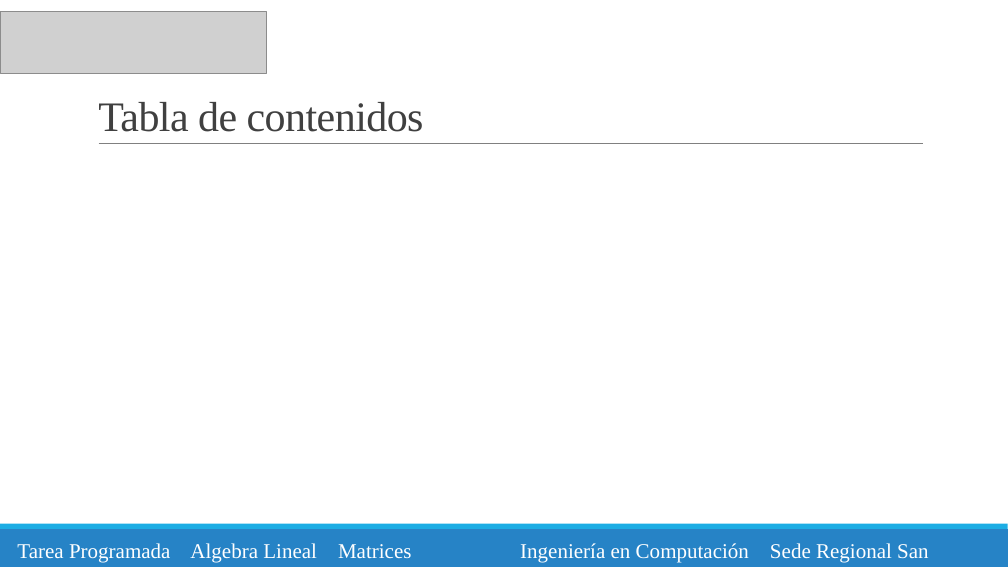
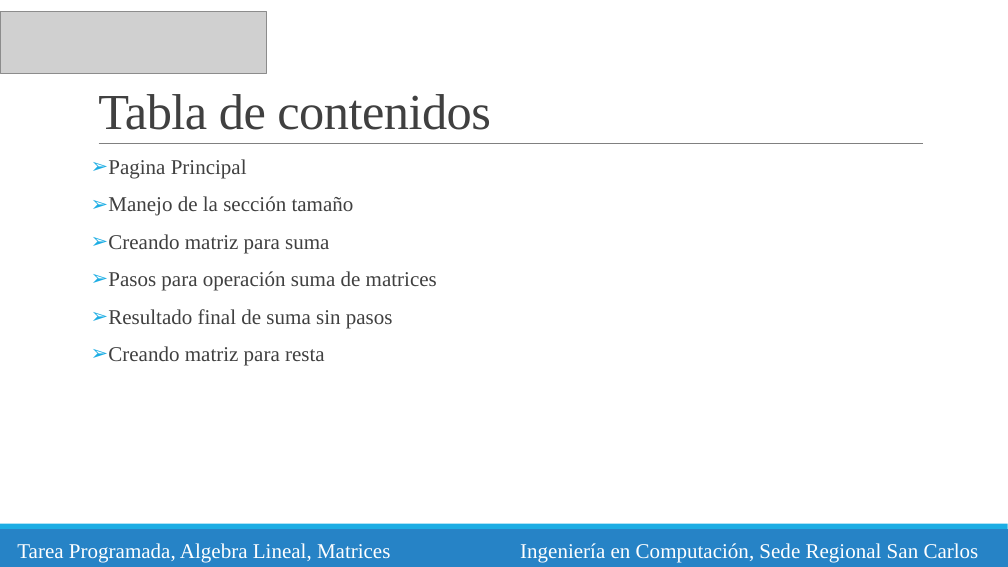
Before and after one commit to Eliomar-Rodriguez/Tarea_Programada_Algebra_Lineal, a slide deck: slide 2 of Manual de usuarios.pptx. Drawn at 1008x567 pixels with LibreOffice and Linux fonts; fonts in the diff are those of the drawing; grey boxes stand for pictures. Boxes give left, top, right and bottom in pixels: in the first picture for what was removed or moved away, otherwise in the second. Text is boxed around its words. In the diff, an @@ line names an element or a change of style, - is before the commit and + after.

```diff
--- a/Manual de usuarios.pptx
+++ b/Manual de usuarios.pptx
@@ title "Tabla de contenidos" at [98, 94, 491, 130]: size 40 to 48 pt @@
@@ text added at [108, 159, 437, 366], 20 pt, text #404040 @@
+➢ Pagina Principal
+➢ Manejo de la sección tamaño
+➢ Creando matriz para suma
+➢ Pasos para operación suma de matrices
+➢ Resultado final de suma sin pasos
+➢ Creando matriz para resta
@@ text at [17, 543, 390, 563]: text changed @@
-Tarea Programada Algebra Lineal Matrices
+Tarea Programada, Algebra Lineal, Matrices
@@ text at [520, 543, 979, 563]: text changed @@
-Ingeniería en Computación Sede Regional San Carlos
+Ingeniería en Computación, Sede Regional San Carlos
```
Also in this commit, not shown: 2 other slides changed, 9 slides added, 1 slide removed, 7 other files.
